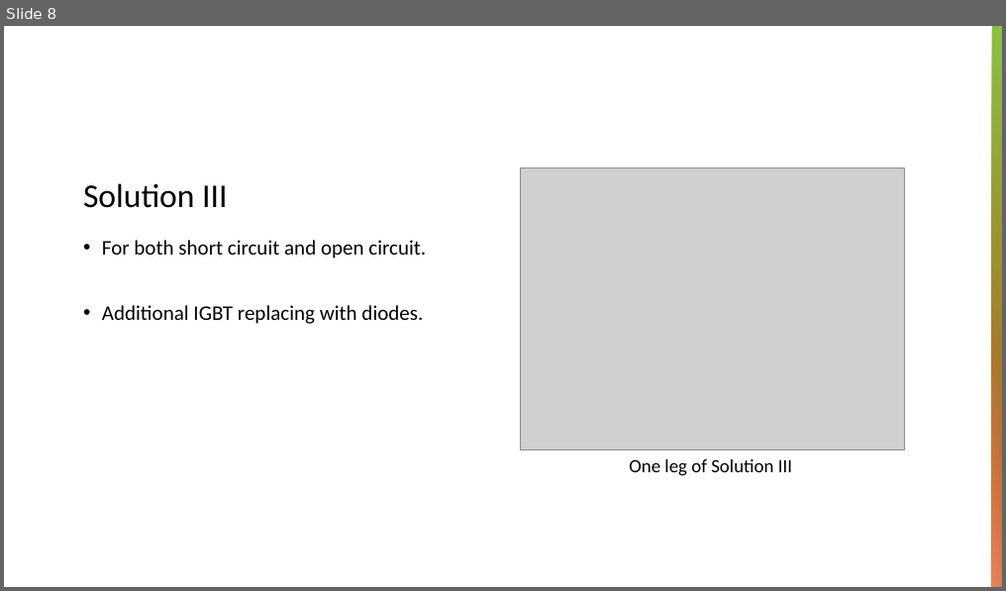
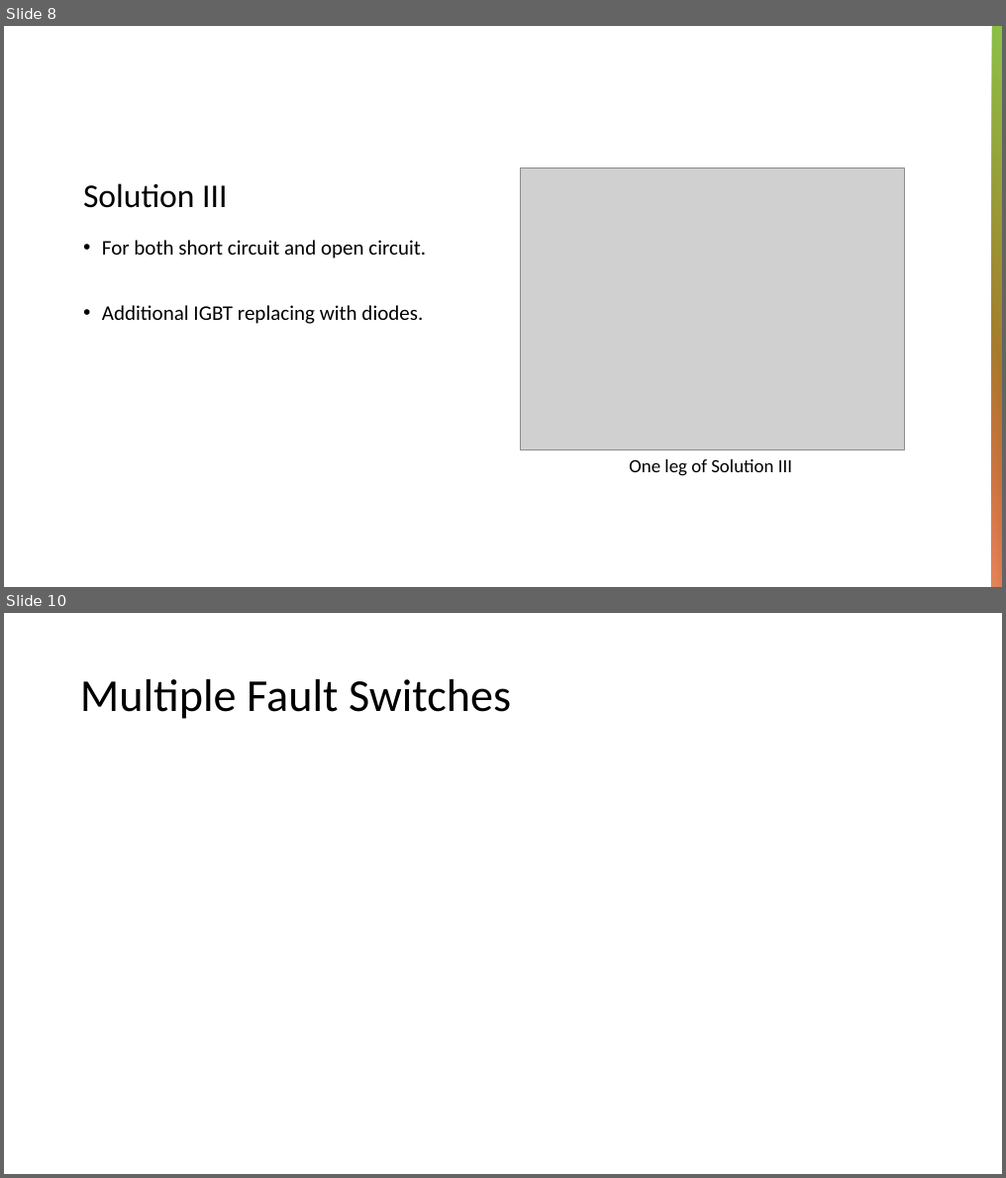
Before and after one commit to ahmetcan-akuz/Thesis, a slide deck: Reports/Fault_Tolerance.pptx. Shown one above the other, each under a label of ours: slide 8 before the commit, slides 8 and 10 after it; the slides between them are not shown. The pictures are 1006x591 and 1006x1178 pixels, drawn with LibreOffice and Linux fonts; fonts in the diff are those of the drawing; grey boxes stand for pictures. Boxes give left, top, right and bottom in pixels: in the first picture for what was removed or moved away, otherwise in the second. Text is boxed around its words. In the diff, an @@ line names an element or a change of style, - is before the commit and + after.

```diff
--- a/Reports/Fault_Tolerance.pptx
+++ b/Reports/Fault_Tolerance.pptx
@@ slide 10 added at box(4, 613, 1002, 1174), background #FFFFFF @@
@@ title added at box(80, 679, 511, 719), 44 pt, text #000000 @@
+Multiple Fault Switches
```
Also in this commit, not shown: 1 slide changed, 1 other slide added, 4 other files.
